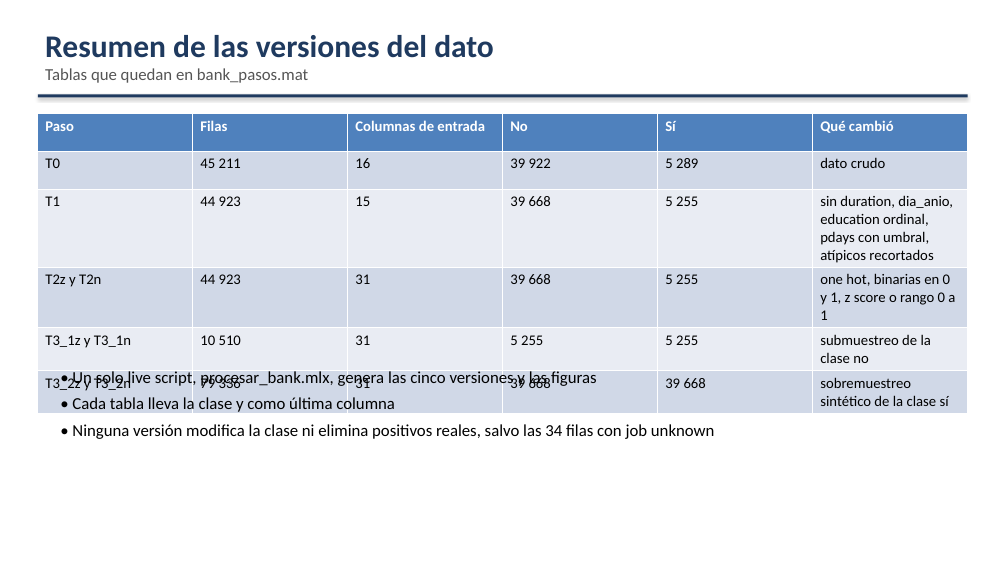
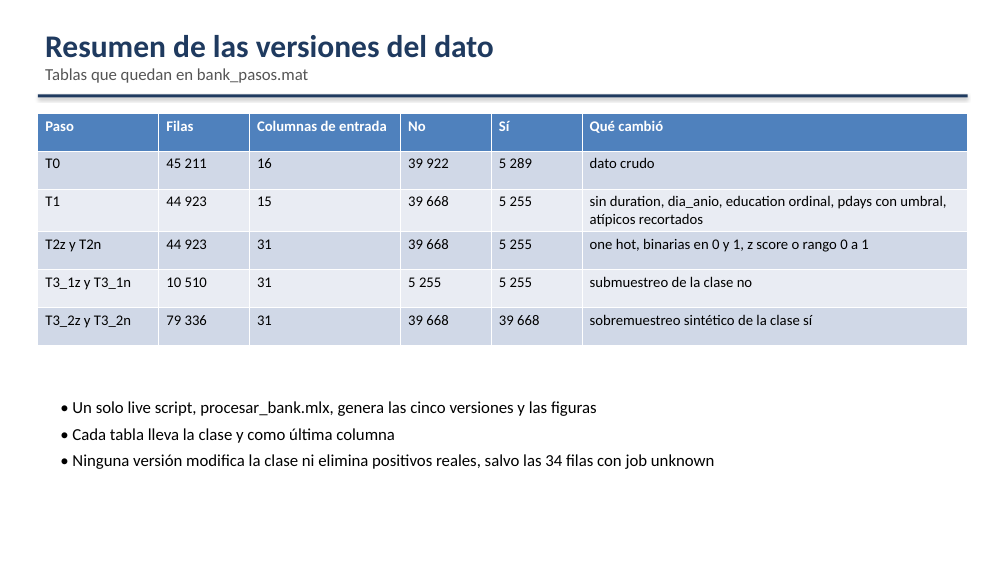
Before and after one commit to Checho019/maestria-inteligencia-computacional, a slide deck: slide 14 of Exposicion Bank/exposicion_bank.pptx. Drawn at 1008x567 pixels with LibreOffice and Linux fonts; fonts in the diff are those of the drawing. Boxes give left, top, right and bottom in pixels: in the first picture for what was removed or moved away, otherwise in the second. Text is boxed around its words. In the diff, an @@ line names an element or a change of style, - is before the commit and + after.

Commit message:
Exposicion Bank: PDF de la presentacion y ajuste de tablas

```diff
--- a/Exposicion Bank/exposicion_bank.pptx
+++ b/Exposicion Bank/exposicion_bank.pptx
@@ table: place and size @@
-table at bbox=[38, 113, 968, 410]
+table at bbox=[38, 113, 968, 340]
@@ text "• Un solo live script, ...": place and size @@
-text "• Un solo live script, ..." at bbox=[72, 369, 715, 439]
+text "• Un solo live script, ..." at bbox=[72, 401, 715, 469]
```
Also in this commit, not shown: 1 other slide changed, 4 other files.
